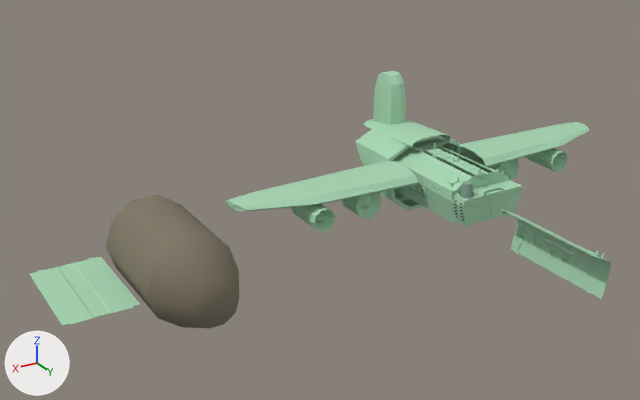
A saved change to the FBX model LudumDare43/Assets/Art/Models/EstructuraBase.FBX.
One viewpoint serves both versions: a 50 mm camera at (85.8, 97.9, 56.1) aimed at (24.3, -4.6, 4.8). The axes (+X, +Y, +Z) are drawn at lower left. The lights are the same throughout. Where no turn or scale is listed for an object, it has been applied to the vertices. Vertices at the same position are counted once.
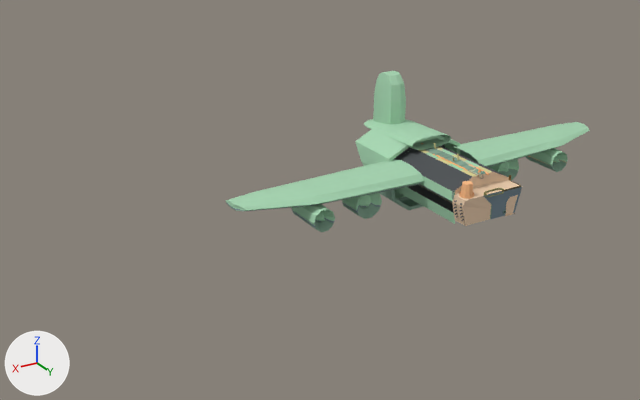
The newer file is also turned or shifted as a whole; pictures and numbers use the older file's frame.

Where the change shows, as pixel boxes (x1, y1, x2, y2) in the pictures (640 x 400 px):
```json
{"object": "Object011", "change": "deleted", "before": [106, 195, 239, 328], "on screen": "brown"}
{"object": "Object020", "change": "deleted", "before": [30, 257, 140, 325], "on screen": "green"}
{"object": "aviones.001", "change": "deleted", "before": [397, 147, 505, 224], "on screen": "green"}
{"object": "Cylinder005", "change": "deleted", "before": [578, 248, 611, 299], "on screen": "green"}
{"object": "Cylinder003", "change": "deleted", "before": [560, 239, 593, 290], "on screen": "green"}
{"object": "Object012", "change": "deleted", "before": [544, 231, 577, 281], "on screen": "green"}
{"object": "Object017", "change": "deleted", "before": [531, 224, 561, 272], "on screen": "green"}
{"object": "Object016", "change": "deleted", "before": [515, 216, 546, 264], "on screen": "green"}
{"object": "Object010", "change": "deleted", "before": [501, 209, 531, 256], "on screen": "green"}
{"part": 1, "of": "me_mesh", "change": "built on", "before": [255, 125, 562, 216], "after": [255, 125, 562, 216]}
{"part": 2, "of": "me_mesh", "change": "surface changed", "before": [227, 143, 568, 232], "after": [227, 143, 568, 232]}
```

Edits to the scene script, one JSON object a line:
```json
{"block": "me_mesh", "where": "# used by ob_aviones; location = (0.6, -2.7, 6.4)"}
{"op": "remove", "block": "me_mesh", "code": "me_mesh.from_pydata(...)  # 2234 vertices, 4052 faces; spans x -36.3..35.0, y -23.6..8.7, z -10.7..10.2"}
{"op": "add", "block": "me_mesh", "code": "me_mesh.from_pydata(...)  # 2259 vertices, 4087 faces; spans x -36.3..35.0, y -23.6..8.7, z -10.7..10.2"}
{"block": "me_mesh", "change": "me_mesh part 1"}
{"block": "me_mesh", "change": "6 vertices are removed from x -5.6..-3.5, y 8.2..8.3, z -6.5..-4.3"}
{"block": "me_mesh", "change": "28 faces are deleted"}
{"block": "me_mesh", "change": "21 vertices in x -5.7..-3.5, y 8.2..8.3, z -4.8..-4.0 move by (0.0, 0.0, 0.6)"}
{"block": "me_mesh", "change": "10 vertices in x 6.2, y -10.7..-1.3, z -3.7..-0.8 move by (-1.1, 0.0, 0.0)"}
{"block": "me_mesh", "change": "10 vertices in x -7.4, y -10.7..-1.3, z -3.7..-0.8 move by (1.1, 0.0, 0.0)"}
{"block": "me_mesh", "change": "5 vertices in x -5.6..-3.4, y 8.2..8.3, z -4.8..-4.2 move by (0.0, 0.0, 0.7)"}
{"block": "me_mesh", "change": "16 vertices are added at x -5.6..4.3, y -10.3..8.3, z -6.8..0.1"}
{"block": "me_mesh", "change": "5 new vertices lie (-0.9, 0.0, 0.0) away from vertices in x 1.4, y -6.3..5.7, z 0.1"}
{"block": "me_mesh", "change": "5 new vertices lie (0.9, 0.0, 0.0) away from vertices in x -2.6, y -6.3..5.7, z 0.1"}
{"block": "me_mesh", "change": "5 new vertices lie (0.0, 7.5, 2.4) away from vertices in x -3.6..2.3, y -19.9, z -9.8"}
{"block": "me_mesh", "change": "63 new faces join them"}
{"block": "me_mesh", "change": "me_mesh part 2: 2582 kept faces spanning x -36.3..35.0, y -23.6..8.7, z -10.7..1.3 get new texture (UV) coordinates"}
{"op": "remove", "block": "ob_object012", "code": ["ob_object012 = bpy.data.objects.new('Object012', me_mesh_005)", "ob_object012.location = (0.0, 19.8, 0.0)"]}
{"op": "remove", "block": "ob_cylinder005", "code": ["ob_cylinder005 = bpy.data.objects.new('Cylinder005', me_mesh_004)", "ob_cylinder005.location = (0.0, 25.8, 0.0)"]}
{"op": "remove", "block": "ob_object016", "code": ["ob_object016 = bpy.data.objects.new('Object016', me_mesh_006)", "ob_object016.location = (0.0, 13.8, 0.0)"]}
{"op": "remove", "block": "ob_aviones_001", "code": ["ob_aviones_001 = bpy.data.objects.new('aviones.001', me_mesh_009)", "ob_aviones_001.location = (0.0, 0.0, 0.0)"]}
{"op": "remove", "block": "ob_cylinder003", "code": ["ob_cylinder003 = bpy.data.objects.new('Cylinder003', me_mesh_002)", "ob_cylinder003.location = (0.0, 22.8, 0.0)"]}
{"op": "remove", "block": "ob_object010", "code": ["ob_object010 = bpy.data.objects.new('Object010', me_mesh_001)", "ob_object010.location = (0.0, 10.8, 0.0)"]}
{"op": "remove", "block": "ob_object020", "code": ["ob_object020 = bpy.data.objects.new('Object020', me_mesh_008)", "ob_object020.location = (60.6, -2.7, -1.6)"]}
{"op": "remove", "block": "ob_object017", "code": ["ob_object017 = bpy.data.objects.new('Object017', me_mesh_007)", "ob_object017.location = (0.0, 16.8, 0.0)"]}
{"op": "remove", "block": "ob_object011", "code": ["ob_object011 = bpy.data.objects.new('Object011', me_mesh_003)", "ob_object011.location = (48.2, 0.0, 0.0)"]}
```
